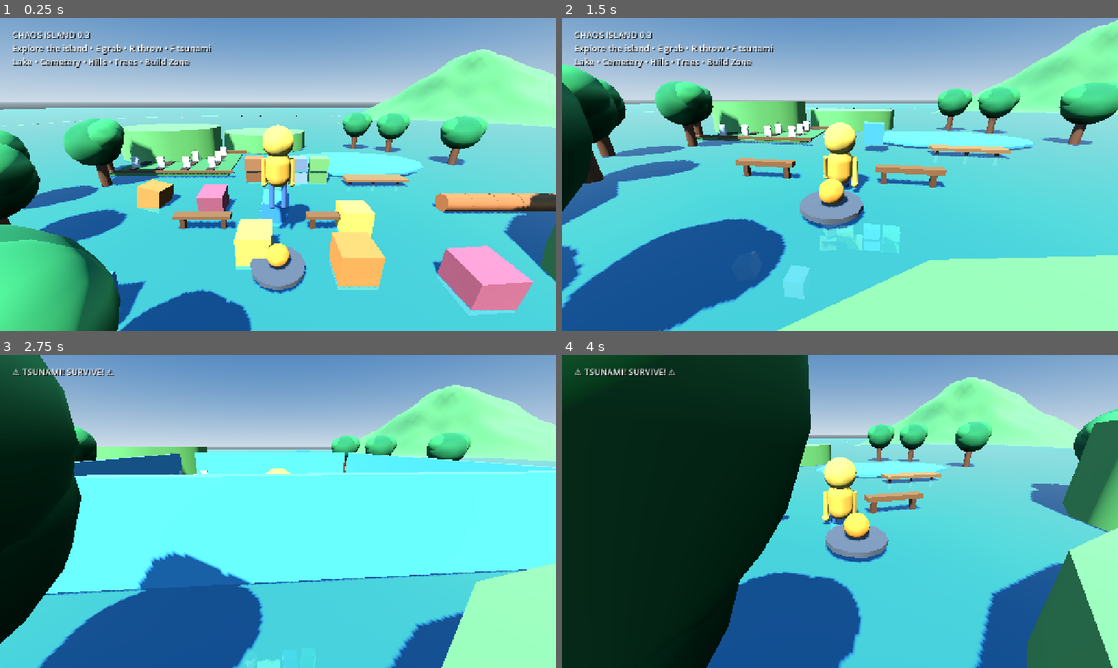
Above: before the commit, frames 1-4 (two rows, left to right).
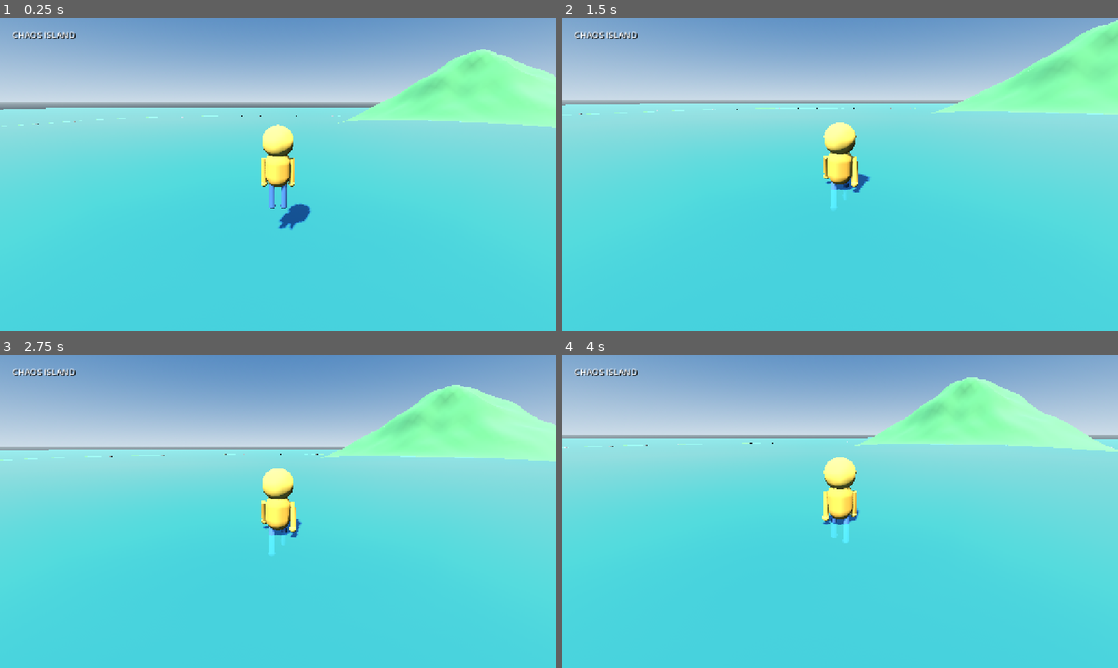
Above: after the commit, the same moments.

Repository: manojoffl-git/chaos-island-build
Game: Godot game, scene res://scenes/Main.tscn
Same seed, same stepped clock (60 frames per second), same inputs: the game is played once before the commit and once after it.
Inputs (mouse positions are in pixels of both pictures, inside the frame that each line leads up to):
- Up to frame 1 (0.25 s): no input
- Up to frame 2 (1.5 s): tap Enter at 0.5 s; move the mouse to (867, 174) at 0.52 s; hold W (move_forward) from 0.53 s (still down); tap E (grab) at 0.6 s; click (867, 174) at 0.67 s; tap Space (jump) at 0.77 s; tap R (throw) at 0.8, 1.35 s; move the mouse to (812, 174) at 1.27 s
- Up to frame 3 (2.75 s): keep holding W (move_forward); tap Space (jump) at 1.52 s; tap F at 1.55, 2.1 s; move the mouse to (289, 505) at 2.02 s; tap E (grab) at 2.3 s
- Up to frame 4 (4 s): keep holding W (move_forward); move the mouse to (834, 517) at 2.77 s; tap E (grab) at 2.85 s; click (834, 517) at 2.92 s; tap Space (jump) at 3.02, 3.77 s; tap R (throw) at 3.05, 3.6 s; move the mouse to (878, 514) at 3.52 s; tap F at 3.8 s

The runs differ from the first frame. In frame 1, 34% of the frame differs, in the area x 0-100%, y 4-100%; in frame 2, 39%; in frame 3, 62%, in the area x 0-100%, y 0-100%; in frame 4, 61%.
Error after the commit: Parse Error: Function "setup_ui()" not found in base self. (res://scripts/main.gd:13)

Commit message:
Remove legacy hills from world build

Diff:
--- a/scripts/main.gd
+++ b/scripts/main.gd
@@ -58,33 +58,16 @@
     return node
 
 func build_world() -> void:
-    # Terrain is generated exclusively by IslandGenerator.
-    # Keeping the old build_island() function below avoids breaking the prototype
-    # while preventing duplicate 44x44 terrain and collision.
+    # IslandGenerator exclusively owns terrain. The old prototype hills are removed
+    # so the procedural terrain controls the island shape completely.
     build_lake()
     build_trees()
     build_cemetery()
-    build_hills()
     build_props()
     build_building_materials()
 
 func build_island() -> void:
-    var island: Node3D = $Island
-    mesh_box(Vector3(44.0, 1.2, 44.0), Color("#5b9b55"), island, Vector3(0, -0.6, 0), "MainIsland")
-    var edge_positions: Array[Vector3] = [
-        Vector3(-19, 0.0, -18), Vector3(0, 0.0, -21), Vector3(19, 0.0, -18),
-        Vector3(-21, 0.0, 0), Vector3(21, 0.0, 2),
-        Vector3(-19, 0.0, 18), Vector3(0, 0.0, 20), Vector3(18, 0.0, 18)
-    ]
-    for p in edge_positions:
-        mesh_box(Vector3(9, 0.9, 9), Color("#5b9b55"), island, p, "CoastChunk")
-
-    var collision: CollisionShape3D = $Island/Collision
-    var shape: BoxShape3D = BoxShape3D.new()
-    shape.size = Vector3(44.0, 1.2, 44.0)
-    collision.shape = shape
-    collision.position = Vector3(0, -0.6, 0)
-    mesh_box(Vector3(40.0, 0.35, 40.0), Color("#7d5a3b"), island, Vector3(0, 0.05, 0), "DirtLayer")
+    pass
 
 func build_lake() -> void:
     var lake: Node3D = $Lake
@@ -92,19 +75,11 @@
     water.scale = Vector3(1.35, 1.0, 0.8)
     mesh_box(Vector3(5.0, 0.22, 1.2), Color("#9b6b3e"), lake, Vector3(8.0, 0.42, -1.4), "Dock")
     for i in range(3):
-        var post: MeshInstance3D = mesh_cylinder(0.12, 1.2, Color("#68452d"), lake, Vector3(6.0 + float(i) * 2.0, -0.1, -1.4), "DockPost")
-        post.rotation_degrees.x = 0.0
+        mesh_cylinder(0.12, 1.2, Color("#68452d"), lake, Vector3(6.0 + float(i) * 2.0, -0.1, -1.4), "DockPost")
 
 func build_hills() -> void:
-    var hills: Node3D = $Hills
-    var hill_data: Array[Vector3] = [
-        Vector3(-13, 1.8, -11), Vector3(16, 2.1, 10), Vector3(-15, 1.4, 12),
-        Vector3(5, 1.0, 16), Vector3(-2, 1.2, -16)
-    ]
-    for i in range(hill_data.size()):
-        var p: Vector3 = hill_data[i]
-        var hill: MeshInstance3D = mesh_cylinder(4.8, p.y * 2.0, Color("#6cab59"), hills, Vector3(p.x, p.y, p.z), "Hill_%d" % i)
-        hill.scale = Vector3(1.25, 1.0, 0.9)
+    # TerrainGenerator provides the only terrain hills now.
+    pass
 
 func build_trees() -> void:
     var trees: Node3D = $Trees
@@ -123,142 +98,56 @@
     tree.name = "Tree_%02d" % index
     tree.position = pos
     parent.add_child(tree)
-    mesh_cylinder(0.35, 3.2, Color("#6f472d"), tree, Vector3(0, 1.6, 0), "Trunk")
-    mesh_sphere(1.7, Color("#2f7f46"), tree, Vector3(0, 3.4, 0), "LeafBall")
-    mesh_sphere(1.15, Color("#3e9650"), tree, Vector3(0.9, 3.9, 0.1), "LeafBallSide")
-    mesh_sphere(1.05, Color("#3e9650"), tree, Vector3(-0.8, 3.8, -0.1), "LeafBallSide")
+    mesh_cylinder(0.28, 2.6, Color("#6b4a32"), tree, Vector3(0, 1.3, 0), "Trunk")
+    mesh_sphere(1.45, Color("#3f7d3d"), tree, Vector3(0, 3.0, 0), "Leaves")
     var body: StaticBody3D = StaticBody3D.new()
-    body.name = "TreeCollision"
+    body.name = "Collision"
     tree.add_child(body)
     var col: CollisionShape3D = CollisionShape3D.new()
-    var capsule: CapsuleShape3D = CapsuleShape3D.new()
-    capsule.radius = 0.35
-    capsule.height = 3.2
-    col.shape = capsule
-    col.position = Vector3(0, 1.6, 0)
+    var shape: CylinderShape3D = CylinderShape3D.new()
+    shape.radius = 0.3
+    shape.height = 2.6
+    col.shape = shape
+    col.position = Vector3(0, 1.3, 0)
     body.add_child(col)
 
 func build_cemetery() -> void:
     var cemetery: Node3D = $Cemetery
-    mesh_box(Vector3(11, 0.12, 8), Color("#4d8247"), cemetery, Vector3(-10, 0.17, -7), "CemeteryGround")
-    for row in range(3):
-        for col in range(4):
-            var x: float = -14.0 + float(col) * 2.5
-            var z: float = -9.5 + float(row) * 2.3
-            var grave: Node3D = Node3D.new()
-            grave.name = "Grave_%d_%d" % [row, col]
-            grave.position = Vector3(x, 0.25, z)
-            cemetery.add_child(grave)
-            mesh_box(Vector3(0.65, 1.1, 0.22), Color("#d9d9cf"), grave, Vector3(0, 0.55, 0), "Tombstone")
-            mesh_box(Vector3(0.75, 0.16, 0.18), Color("#d9d9cf"), grave, Vector3(0, 0.95, 0), "TombstoneTop")
-            mesh_box(Vector3(0.16, 0.8, 0.20), Color("#d9d9cf"), grave, Vector3(0, 0.58, 0), "Cross")
-            mesh_box(Vector3(0.7, 0.10, 1.1), Color("#4f3829"), grave, Vector3(0, 0.05, 0.9), "Dirt")
-    mesh_box(Vector3(12, 0.25, 0.25), Color("#80572f"), cemetery, Vector3(-10, 0.45, -11), "Fence")
-    mesh_box(Vector3(12, 0.25, 0.25), Color("#80572f"), cemetery, Vector3(-10, 0.45, -3), "Fence")
+    for i in range(12):
+        var x: float = -8.0 + float(i % 4) * 4.0
+        var z: float = -2.0 + float(i / 4) * 4.0
+        mesh_box(Vector3(0.35, 1.6, 0.8), Color("#b6b0a4"), cemetery, Vector3(x, 0.8, z), "Grave_%02d" % i)
+    mesh_box(Vector3(22, 0.5, 0.25), Color("#6f573f"), cemetery, Vector3(-2, 0.25, -6), "FenceFront")
 
 func build_props() -> void:
     var props: Node3D = $Props
-    for i in range(12):
-        var x: float = -8.0 + float((i * 7) % 17)
-        var z: float = 2.0 + float((i * 5) % 14)
-        var color: Color = [Color("#d9823b"), Color("#e6c44f"), Color("#4f9bd1"), Color("#b85d66")][i % 4]
-        make_physics_box(props, Vector3(x, 0.8, z), Vector3(1.5, 1.5, 1.5), color, "Crate_%02d" % i)
-    for i in range(5):
-        var barrel: RigidBody3D = make_physics_cylinder(props, Vector3(11.0 + float(i) * 1.5, 0.75, 3.0), 0.55, 1.5, Color("#b66a39"), "Barrel_%02d" % i)
-        barrel.rotation_degrees.z = 90.0
-    for p in [Vector3(3, 0.7, 5), Vector3(-4, 0.7, 5)]:
-        mesh_box(Vector3(3.0, 0.25, 0.5), Color("#8b5a32"), props, p, "BenchSeat")
-        mesh_box(Vector3(0.25, 0.8, 0.25), Color("#6c4327"), props, p + Vector3(-1.1, -0.4, 0), "BenchLeg")
-        mesh_box(Vector3(0.25, 0.8, 0.25), Color("#6c4327"), props, p + Vector3(1.1, -0.4, 0), "BenchLeg")
-    mesh_cylinder(1.1, 0.18, Color("#5a5a5a"), props, Vector3(0, 0.25, 8), "FirePit")
-    mesh_sphere(0.45, Color("#ff9b32"), props, Vector3(0, 0.75, 8), "Fire")
-
-func make_physics_box(parent: Node3D, pos: Vector3, size: Vector3, color: Color, object_name: String) -> RigidBody3D:
-    var body: RigidBody3D = RigidBody3D.new()
-    body.name = object_name
-    body.position = pos
-    body.mass = 1.2
-    body.linear_damp = 0.25
-    body.angular_damp = 0.4
-    body.add_to_group("blocks")
-    parent.add_child(body)
-    var mesh: MeshInstance3D = mesh_box(size, color, body, Vector3.ZERO, "Mesh")
-    mesh.material_override = mat(color)
-    var collision: CollisionShape3D = CollisionShape3D.new()
-    var shape: BoxShape3D = BoxShape3D.new()
-    shape.size = size
-    collision.shape = shape
-    body.add_child(collision)
-    blocks.append(body)
-    world_objects.append(body)
-    return body
-
-func make_physics_cylinder(parent: Node3D, pos: Vector3, radius: float, height: float, color: Color, object_name: String) -> RigidBody3D:
-    var body: RigidBody3D = RigidBody3D.new()
-    body.name = object_name
-    body.position = pos
-    body.mass = 1.5
-    body.linear_damp = 0.3
-    body.angular_damp = 0.45
-    body.add_to_group("blocks")
-    parent.add_child(body)
-    mesh_cylinder(radius, height, color, body, Vector3.ZERO, "Mesh")
-    var collision: CollisionShape3D = CollisionShape3D.new()
-    var shape: CylinderShape3D = CylinderShape3D.new()
-    shape.radius = radius
-    shape.height = height
-    collision.shape = shape
-    body.add_child(collision)
-    blocks.append(body)
-    world_objects.append(body)
-    return body
+    for i in range(10):
+        var body: RigidBody3D = RigidBody3D.new()
+        body.name = "PhysicsProp_%02d" % i
+        body.position = Vector3(-10.0 + float(i % 5) * 5.0, 1.0, 6.0 + float(i / 5) * 5.0)
+        props.add_child(body)
+        var shape: CollisionShape3D = CollisionShape3D.new()
+        var box: BoxShape3D = BoxShape3D.new()
+        box.size = Vector3(1.4, 1.4, 1.4)
+        shape.shape = box
+        body.add_child(shape)
+        mesh_box(Vector3(1.4, 1.4, 1.4), Color("#d28b45") if i % 2 == 0 else Color("#6f8f55"), body)
+        blocks.append(body)
+        world_objects.append(body)
 
 func build_building_materials() -> void:
-    var builds: Node3D = $BuildZone
-    for i in range(8):
-        var p: Vector3 = Vector3(-2.0 + float(i % 4) * 1.8, 0.65 + float(i / 4) * 1.2, -2.0)
-        var colors: Array[Color] = [Color("#a86b3f"), Color("#d9a441"), Color("#7b8791"), Color("#78a85b")]
-        make_physics_box(builds, p, Vector3(1.5, 1.0, 1.0), colors[i % colors.size()], "BuildMaterial_%02d" % i)
-
-func setup_ui() -> void:
-    status_label = $UI/Status
-    status_label.text = "CHAOS ISLAND 0.3\nExplore • Grab E • Throw R • Trigger disaster F\nBuild a shelter and survive the tsunami!"
-
-func _process(delta: float) -> void:
-    time_alive += delta
-    if status_label != null and not disaster_active:
-        status_label.text = "CHAOS ISLAND 0.3\nExplore the island • E grab • R throw • F tsunami\nLake • Cemetery • Hills • Trees • Build Zone"
-
-func _unhandled_input(event: InputEvent) -> void:
-    if event is InputEventKey and event.pressed and not event.echo:
-        if event.keycode == KEY_F:
-            tsunami()
-
-func tsunami() -> void:
-    if disaster_active:
-        return
-    disaster_active = true
-    status_label.text = "⚠ TSUNAMI! SURVIVE! ⚠"
-    var player: CharacterBody3D = $Player
-    player.velocity.y = 16.0
-    for block in blocks:
-        if is_instance_valid(block):
-            var offset: Vector3 = block.global_position - Vector3(0, 0, 0)
-            var distance: float = offset.length()
-            var direction: Vector3 = offset.normalized() if distance > 0.01 else Vector3.FORWARD
-            var impulse: Vector3 = direction * (24.0 / (distance + 1.0)) + Vector3.UP * 11.0
-            block.apply_central_impulse(impulse)
-    var wave: Node3D = Node3D.new()
-    wave.name = "TsunamiWave"
-    add_child(wave)
-    for side in range(4):
-        var w: MeshInstance3D
-        if side < 2:
-            w = mesh_box(Vector3(1.0, 3.0, 38.0), Color("#58b9e8"), wave, Vector3(-20.0 if side == 0 else 20.0, 1.5, 0), "Wave")
-        else:
-            w = mesh_box(Vector3(38.0, 3.0, 1.0), Color("#58b9e8"), wave, Vector3(0, 1.5, -20.0 if side == 2 else 20.0), "Wave")
-    var tween: Tween = create_tween()
-    tween.tween_property(wave, "scale", Vector3(0.45, 1.0, 0.45), 1.2)
-    tween.tween_callback(wave.queue_free)
-    await get_tree().create_timer(5.0).timeout
-    disaster_active = false
+    var build: Node3D = $BuildZone
+    for i in range(12):
+        var size: Vector3 = Vector3(2.0, 0.35, 0.8) if i % 2 == 0 else Vector3(0.8, 2.0, 0.8)
+        var body: RigidBody3D = RigidBody3D.new()
+        body.name = "Material_%02d" % i
+        body.position = Vector3(8.0 + float(i % 4) * 2.0, 1.0, 7.0 + float(i / 4) * 2.0)
+        build.add_child(body)
+        var shape: CollisionShape3D = CollisionShape3D.new()
+        var box: BoxShape3D = BoxShape3D.new()
+        box.size = size
+        shape.shape = box
+        body.add_child(shape)
+        mesh_box(size, Color("#9b6b3e"), body)
+        blocks.append(body)
+        world_objects.append(body)
